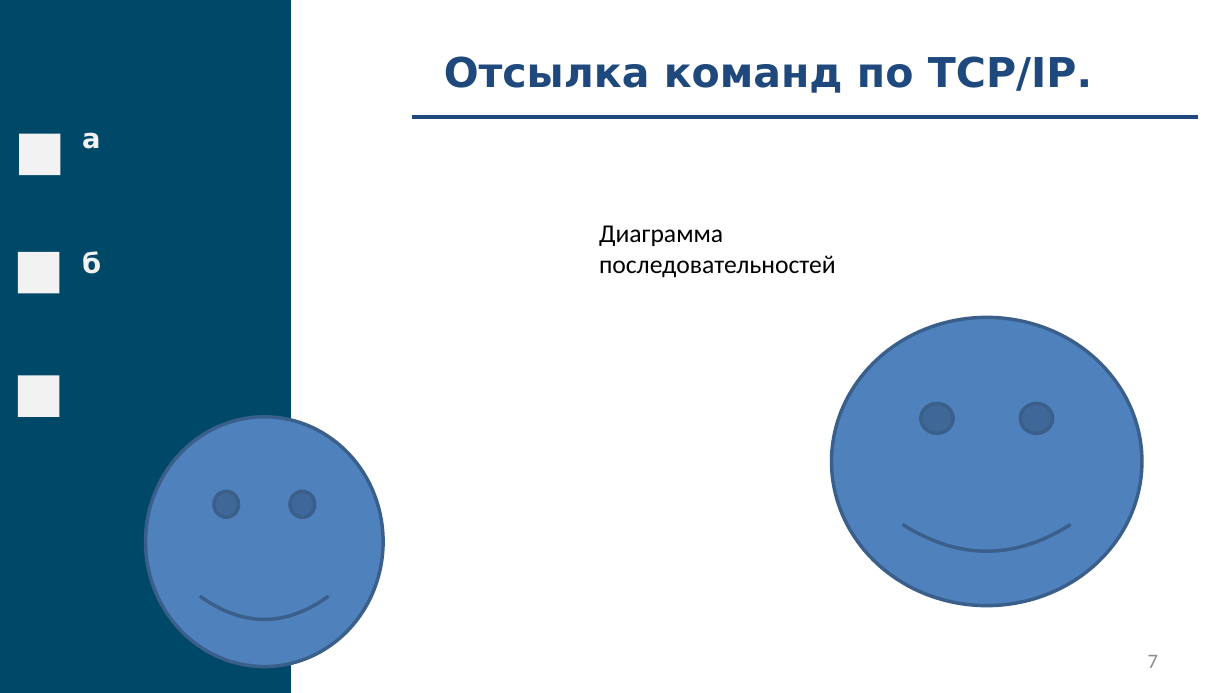
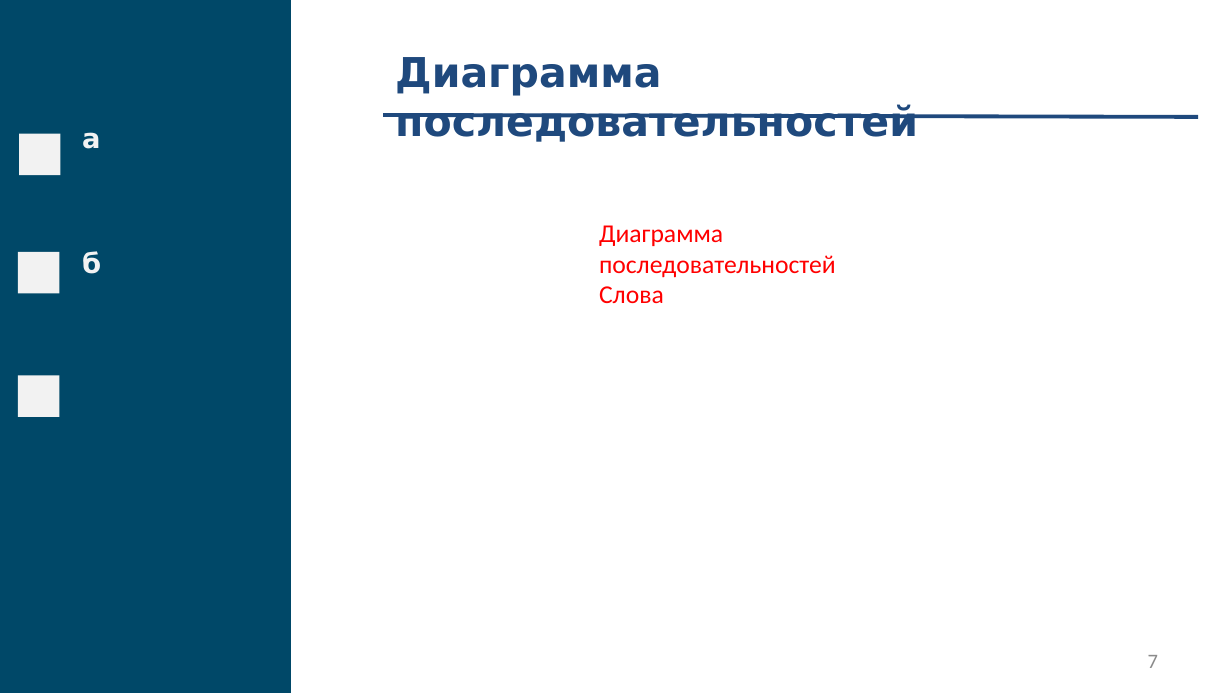
Before and after one commit to fanglores/Gagarin-2022, a slide deck: slide 7 of doc/Presentation.pptx. Drawn at 1232x693 pixels with LibreOffice and Linux fonts; fonts in the diff are those of the drawing. Boxes give left, top, right and bottom in pixels: in the first picture for what was removed or moved away, otherwise in the second. Text is boxed around its words. In the diff, an @@ line names an element or a change of style, - is before the commit and + after.

```diff
--- a/doc/Presentation.pptx
+++ b/doc/Presentation.pptx
@@ text at box(395, 57, 918, 142): text changed @@
-Отсылка команд по TCP/IP.
+Диаграмма последовательностей
@@ line moved from (413, 117) - (1198, 117) to (383, 115) - (1198, 117) @@
@@ text at box(599, 225, 836, 278): text colour #000000 to #FF0000 in "Диаграмма последовательностей" @@
@@ text at box(599, 286, 664, 303): paragraph added @@
+Слова
@@ smiley face removed at box(832, 318, 1142, 606) @@
@@ smiley face removed at box(145, 416, 383, 667) @@
```
Also in this commit, not shown: 4 other slides changed.
